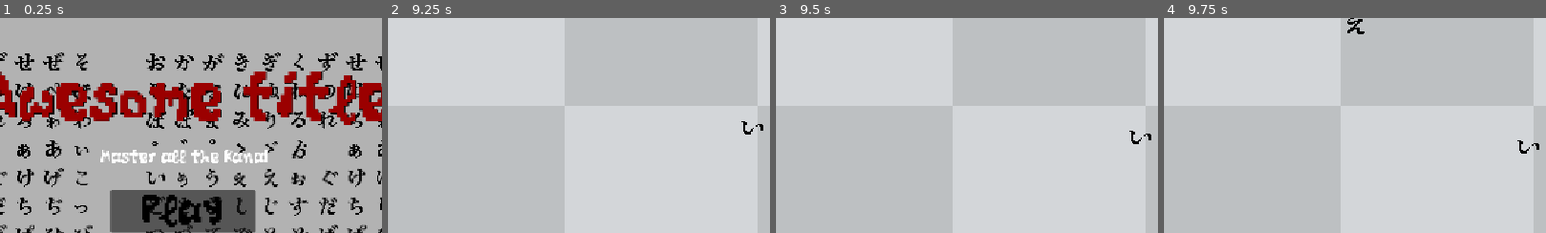
Above: before the commit, frames 1-4 (left to right).
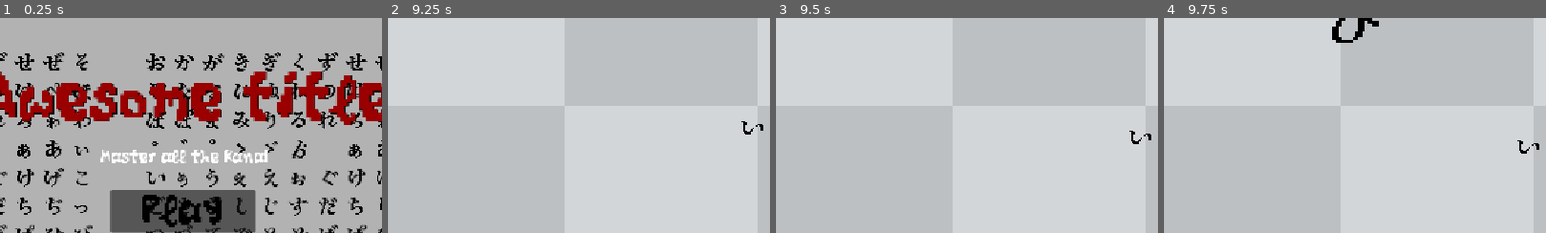
Above: after the commit, the same moments.

Repository: 6iovani/KanaGame
Game: Godot game, scene res://main_menu.tscn
The game is run twice, just before and just after one commit, with the same random seed, the same clock (stepped at 60 frames per second) and the same inputs.
Inputs:
- Up to frame 1 (0.25 s): no input
- Up to frame 2 (9.25 s): click "Play" at 0.5 s; click "Go back" at 1.25 s; click "Play" at 2 s; click "Hiragana" at 2.75 s; click "Beginer" at 3.5 s; tap Enter at 4.25, 5.1, 5.75, 7.35, 8.75 s; tap Backspace at 4.35, 6.6, 8.85 s; tap Space at 5, 6.5 s; tap Keypad Enter at 5.85, 8.1 s
- Up to frame 3 (9.5 s): no input
- Up to frame 4 (9.75 s): tap Space at 9.5 s; tap Enter at 9.6 s
The pictures show only the part of the screen within x 27-77%, y 0-50%; the shares and areas given below are measured in that part.

Frames 1-3 are identical in both runs. In frame 4, 0.6% of the frame differs, in the area x 44-57%, y 0-12%.

Commit message:
+ rest of the kana letters

Diff:
--- a/kana.gd
+++ b/kana.gd
@@ -9,15 +9,116 @@
 	"u": preload("res://sprites/hiragana_u.png"),
 	"e": preload("res://sprites/hiragana_e.png"),
 	"o": preload("res://sprites/hiragana_o.png"),
+
+	"ka": preload("res://sprites/hiragana_ka.png"),
+	"ki": preload("res://sprites/hiragana_ki.png"),
+	"ku": preload("res://sprites/hiragana_ku.png"),
+	"ke": preload("res://sprites/hiragana_ke.png"),
+	"ko": preload("res://sprites/hiragana_ko.png"),
+
+	"sa": preload("res://sprites/hiragana_sa.png"),
+	"shi": preload("res://sprites/hiragana_shi.png"),
+	"su": preload("res://sprites/hiragana_su.png"),
+	"se": preload("res://sprites/hiragana_se.png"),
+	"so": preload("res://sprites/hiragana_so.png"),
+
+	"ta": preload("res://sprites/hiragana_ta.png"),
+	"chi": preload("res://sprites/hiragana_chi.png"),
+	"tsu": preload("res://sprites/hiragana_tsu.png"),
+	"te": preload("res://sprites/hiragana_te.png"),
+	"to": preload("res://sprites/hiragana_to.png"),
+
+	"na": preload("res://sprites/hiragana_na.png"),
+	"ni": preload("res://sprites/hiragana_ni.png"),
+	"nu": preload("res://sprites/hiragana_nu.png"),
+	"ne": preload("res://sprites/hiragana_ne.png"),
+	"no": preload("res://sprites/hiragana_no.png"),
+
+	"ha": preload("res://sprites/hiragana_ha.png"),
+	"hi": preload("res://sprites/hiragana_hi.png"),
+	"fu": preload("res://sprites/hiragana_fu.png"),
+	"he": preload("res://sprites/hiragana_he.png"),
+	"ho": preload("res://sprites/hiragana_ho.png"),
+
+	"ma": preload("res://sprites/hiragana_ma.png"),
+	"mi": preload("res://sprites/hiragana_mi.png"),
+	"mu": preload("res://sprites/hiragana_mu.png"),
+	"me": preload("res://sprites/hiragana_me.png"),
+	"mo": preload("res://sprites/hiragana_mo.png"),
+
+	"ya": preload("res://sprites/hiragana_ya.png"),
+	"yu": preload("res://sprites/hiragana_yu.png"),
+	"yo": preload("res://sprites/hiragana_yo.png"),
+
+	"ra": preload("res://sprites/hiragana_ra.png"),
+	"ri": preload("res://sprites/hiragana_ri.png"),
+	"ru": preload("res://sprites/hiragana_ru.png"),
+	"re": preload("res://sprites/hiragana_re.png"),
+	"ro": preload("res://sprites/hiragana_ro.png"),
+
+	"wa": preload("res://sprites/hiragana_wa.png"),
+	"wo": preload("res://sprites/hiragana_wo.png"),
+
+	"n": preload("res://sprites/hiragana_n.png")
 }
 
 var katakana: Dictionary = {
-	# --- Basic vowels ---
 	"a": preload("res://sprites/katakana_a.png"),
 	"i": preload("res://sprites/katakana_i.png"),
 	"u": preload("res://sprites/katakana_u.png"),
 	"e": preload("res://sprites/katakana_e.png"),
 	"o": preload("res://sprites/katakana_o.png"),
+
+	"ka": preload("res://sprites/katakana_ka.png"),
+	"ki": preload("res://sprites/katakana_ki.png"),
+	"ku": preload("res://sprites/katakana_ku.png"),
+	"ke": preload("res://sprites/katakana_ke.png"),
+	"ko": preload("res://sprites/katakana_ko.png"),
+
+	"sa": preload("res://sprites/katakana_sa.png"),
+	"shi": preload("res://sprites/katakana_shi.png"),
+	"su": preload("res://sprites/katakana_su.png"),
+	"se": preload("res://sprites/katakana_se.png"),
+	"so": preload("res://sprites/katakana_so.png"),
+
+	"ta": preload("res://sprites/katakana_ta.png"),
+	"chi": preload("res://sprites/katakana_chi.png"),
+	"tsu": preload("res://sprites/katakana_tsu.png"),
+	"te": preload("res://sprites/katakana_te.png"),
+	"to": preload("res://sprites/katakana_to.png"),
+
+	"na": preload("res://sprites/katakana_na.png"),
+	"ni": preload("res://sprites/katakana_ni.png"),
+	"nu": preload("res://sprites/katakana_nu.png"),
+	"ne": preload("res://sprites/katakana_ne.png"),
+	"no": preload("res://sprites/katakana_no.png"),
+
+	"ha": preload("res://sprites/katakana_ha.png"),
+	"hi": preload("res://sprites/katakana_hi.png"),
+	"fu": preload("res://sprites/katakana_fu.png"),
+	"he": preload("res://sprites/katakana_he.png"),
+	"ho": preload("res://sprites/katakana_ho.png"),
+
+	"ma": preload("res://sprites/katakana_ma.png"),
+	"mi": preload("res://sprites/katakana_mi.png"),
+	"mu": preload("res://sprites/katakana_mu.png"),
+	"me": preload("res://sprites/katakana_me.png"),
+	"mo": preload("res://sprites/katakana_mo.png"),
+
+	"ya": preload("res://sprites/katakana_ya.png"),
+	"yu": preload("res://sprites/katakana_yu.png"),
+	"yo": preload("res://sprites/katakana_yo.png"),
+
+	"ra": preload("res://sprites/katakana_ra.png"),
+	"ri": preload("res://sprites/katakana_ri.png"),
+	"ru": preload("res://sprites/katakana_ru.png"),
+	"re": preload("res://sprites/katakana_re.png"),
+	"ro": preload("res://sprites/katakana_ro.png"),
+
+	"wa": preload("res://sprites/katakana_wa.png"),
+	"wo": preload("res://sprites/katakana_wo.png"),
+
+	"n": preload("res://sprites/katakana_n.png")
 }
 
 var kana_list:Dictionary = select_mode().pick_random()
--- a/main_menu.gd
+++ b/main_menu.gd
@@ -21,7 +21,6 @@
 func _on_exit_button_pressed() -> void:
 	print("pressed exit")
 	get_tree().quit()
-
 
 
 func _on_hiragana_button_pressed() -> void:
Binary file removed: sprites/a.png
Binary file added: sprites/hiragana_chi.png
Not shown, added: sprites/hiragana_chi.png.import
Binary file added: sprites/hiragana_fu.png
Not shown, added: sprites/hiragana_fu.png.import
Binary file added: sprites/hiragana_ha.png
Not shown, added: sprites/hiragana_ha.png.import
Binary file added: sprites/hiragana_he.png
Not shown, added: sprites/hiragana_he.png.import
Binary file added: sprites/hiragana_hi.png
Not shown, added: sprites/hiragana_hi.png.import
Binary file added: sprites/hiragana_ho.png
(and 153 more such lines)
